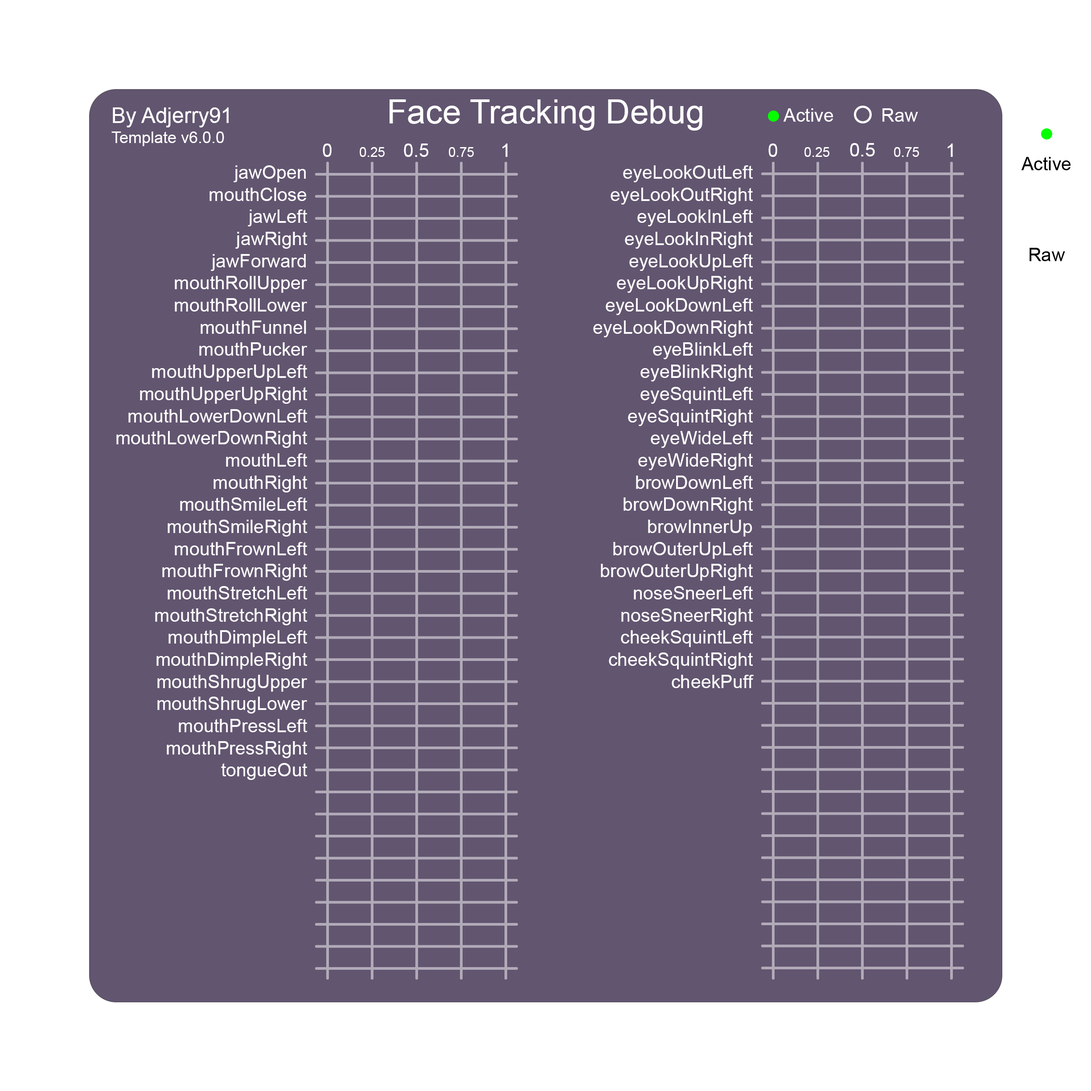
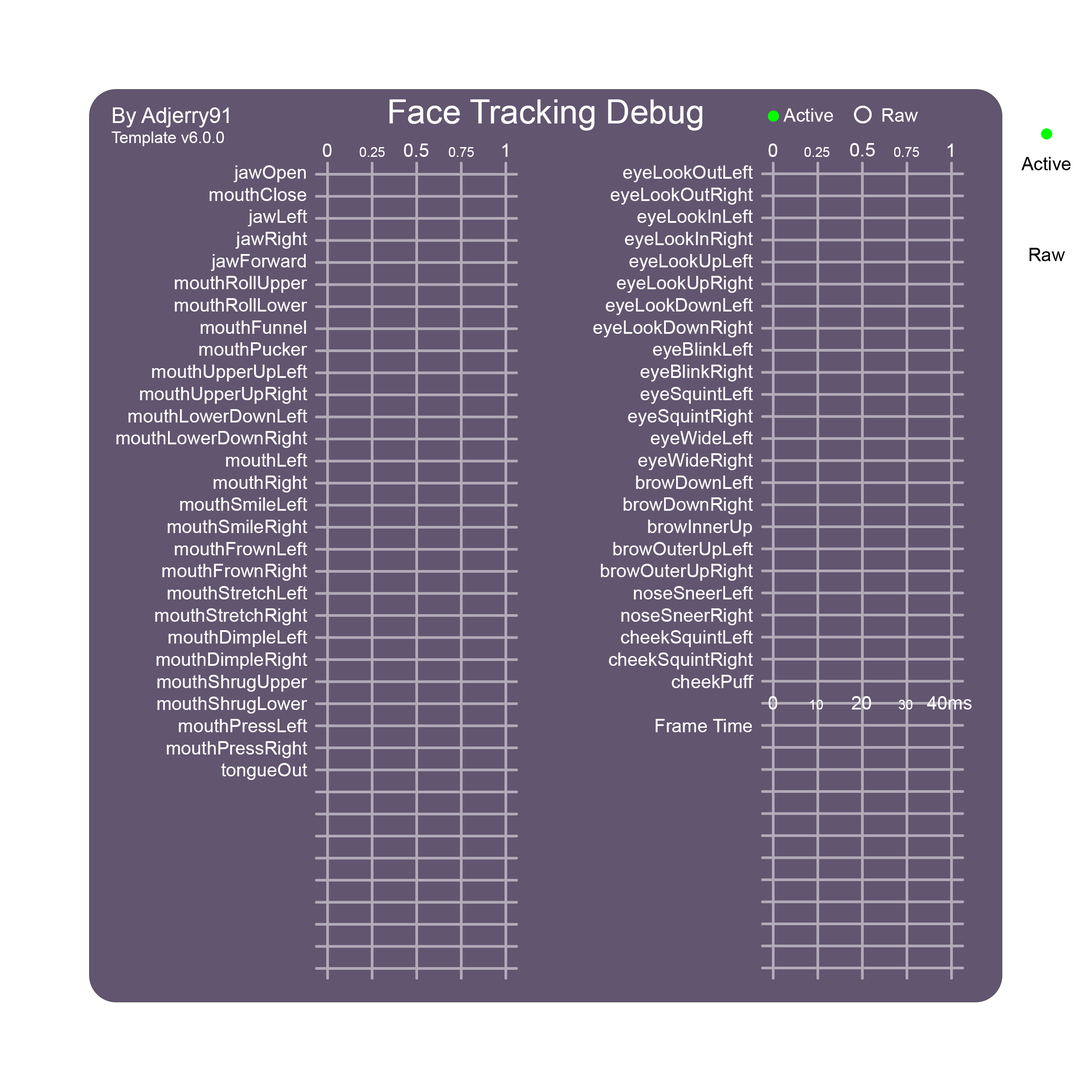
Two versions of the same layered image (1091×1091). Layer-by-layer changes:
added group "Frame Time" with 5 layers in group "Text" over box(768, 696, 973, 710)
added layer "0 FrameTime" in group "Frame Time" over box(768, 696, 778, 710)
added layer "0.01 FrameTime" in group "Frame Time" over box(810, 700, 824, 710)
added layer "0.02 FrameTime" in group "Frame Time" over box(852, 696, 872, 710)
added layer "0.03 FrameTime" in group "Frame Time" over box(898, 700, 914, 710)
added layer "0.04 FrameTime" in group "Frame Time" over box(927, 696, 973, 710)
painted on "Shapekeys" (1st of 2, in "Column 2" › "Text") over box(655, 719, 753, 733)
